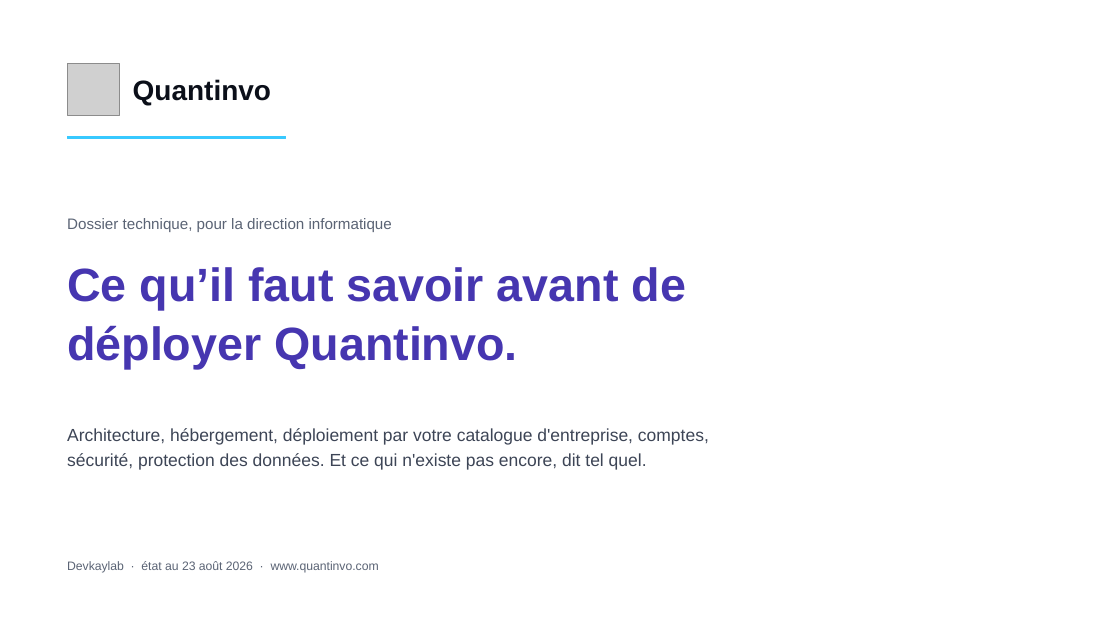
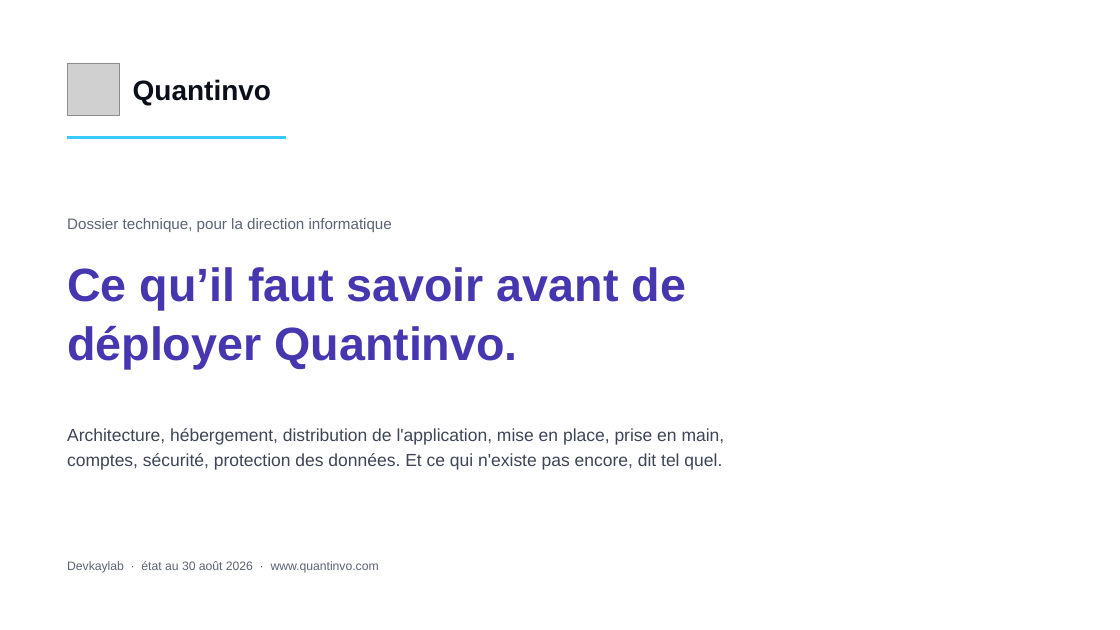
Before and after one commit to devkaylab/Inventaire, a slide deck: slide 1 of docs/entreprise/deck/Quantinvo-dossier-DSI.pptx. Drawn at 1120x630 pixels with LibreOffice and Linux fonts; fonts in the diff are those of the drawing; grey boxes stand for pictures. Boxes give left, top, right and bottom in pixels: in the first picture for what was removed or moved away, otherwise in the second. Text is boxed around its words. In the diff, an @@ line names an element or a change of style, - is before the commit and + after.

Commit message:
Cinq présentations qui disent le prix en vigueur
Les decks du 24 août portaient encore la grille au volume de stock, une
semaine après son remplacement — et le deck Samaritaine promettait
« compteurs illimités » et « pas d'abonnement par appareil », soit l'inverse
exact de ce qu'on facture depuis le 30 août.

`offres.js` lit désormais la grille dans `web/lib/offres.ts`, la source du
site, et `blocs.js` la dessine : un deck régénéré dit forcément le prix en
vigueur, et une grille remaniée sans que le module suive fait échouer la
génération au lieu de sortir un document faux. `web/tests/deck.test.ts` refuse
qu'un montant soit réécrit à la main, sous ses trois écritures plausibles —
vérifié dans les deux sens.

Deux présentations nouvelles :

- « L'essentiel » (10 pages), pour un prospect qui a déjà une solution : ce
  que coûte vraiment une flotte de terminaux, le face-à-face poste par poste,
  et la page « Pour être honnête » qui dit ce qu'un terminal durci fait mieux
  qu'un téléphone. Aucun prix concurrent, ici ni à l'oral.
- « Tarification » (11 pages) : pourquoi on facture les appareils qui comptent
  plutôt qu'un stock déclaré, la grille, le plafond souple, la souscription en
  ligne, et ce que la licence remplace dans un budget d'inventaire.

Le dossier DSI passe de 12 à 17 pages et couvre ce qu'une DSI organise APRÈS
la signature : où prendre l'application, la mise en place étape par étape, la
prise en main, et les trois audits d'août avec leur méthode.

Captures refaites : elles montraient la barre du haut, remplacée par le rail
le 30 août. Deux défauts trouvés en les reprenant — l'indicateur de
développement de Next partait chez le client, et le magasin d'essai portait le
nom d'un prospect réel (« Oberlin Lyon » désormais, comme dans l'application).

Et le séparateur de milliers des decks est passé à l'espace fine insécable,
celui du site : deux documents qu'un prospect voit côte à côte n'écrivent plus
« 2 400 € » de deux façons.

```diff
--- a/docs/entreprise/deck/Quantinvo-dossier-DSI.pptx
+++ b/docs/entreprise/deck/Quantinvo-dossier-DSI.pptx
@@ text at [67, 428, 725, 470]: text changed @@
-Architecture, hébergement, déploiement par votre catalogue d'entreprise, comptes, sécurité, protection des données. Et ce qui n'existe pas encore, dit tel quel.
+Architecture, hébergement, distribution de l'application, mise en place, prise en main, comptes, sécurité, protection des données. Et ce qui n'existe pas encore, dit tel quel.
@@ text at [67, 561, 379, 573]: text changed @@
-Devkaylab · état au 23 août 2026 · www.quantinvo.com
+Devkaylab · état au 30 août 2026 · www.quantinvo.com
```
Also in this commit, not shown: 11 other slides changed, 5 slides added, 25 other files.
